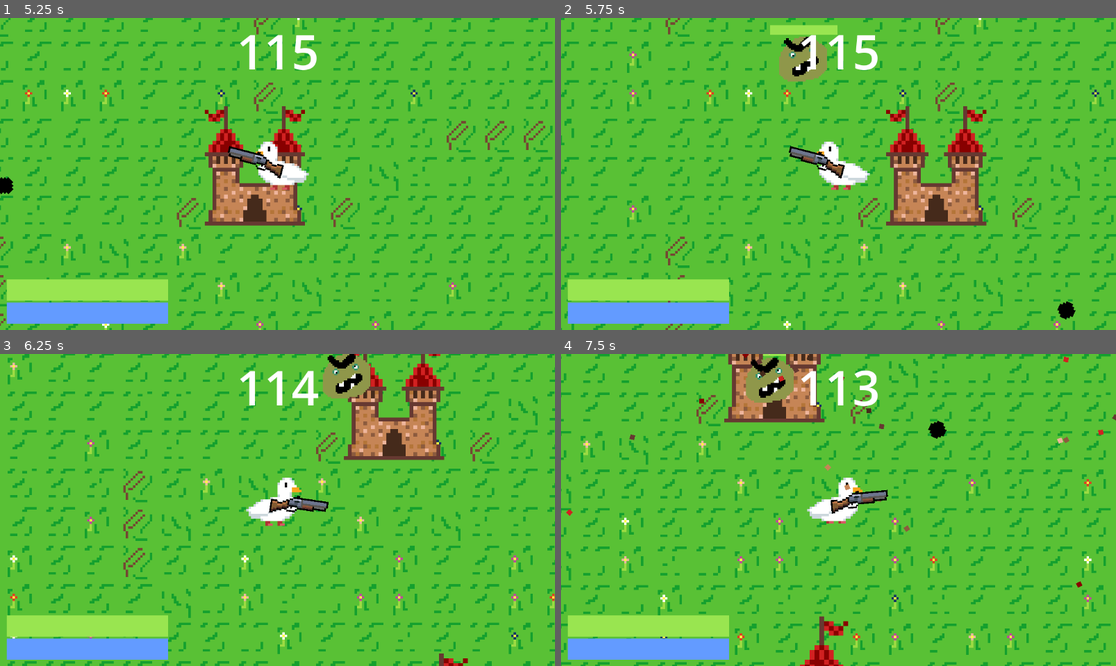
Above: before the commit, frames 1-4 (two rows, left to right).
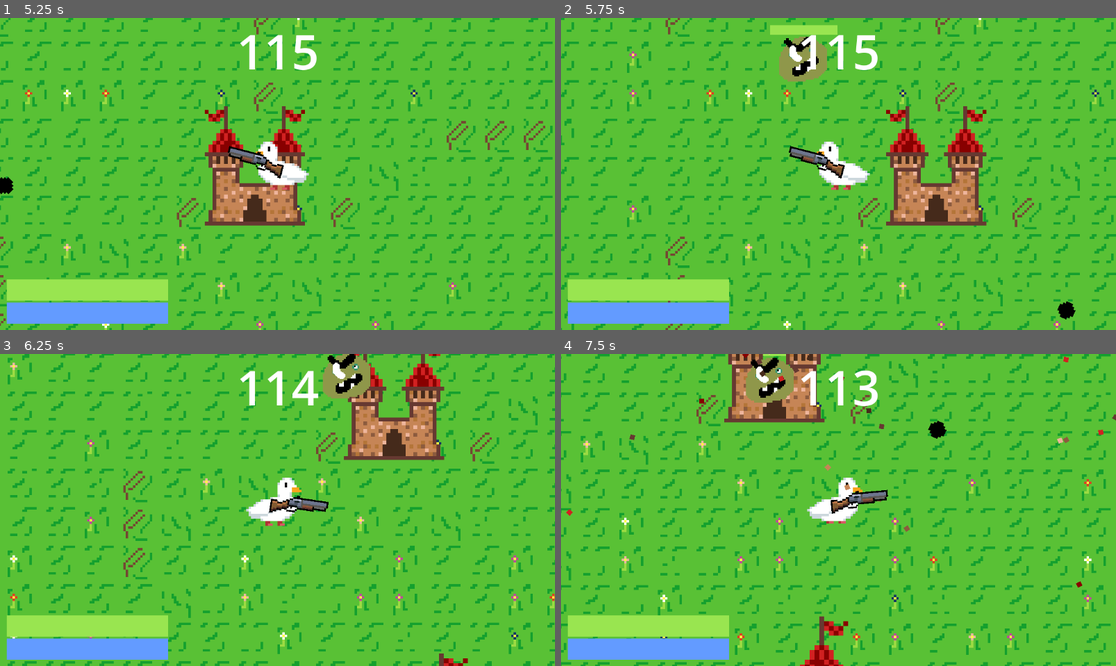
Above: after the commit, the same moments.

Repository: MathiasBenoni/Wave_based_game
Game: Godot game, scene res://scenes/startscreen.tscn
The game is run twice, just before and just after one commit, with the same random seed, the same clock (stepped at 60 frames per second) and the same inputs.
Inputs (mouse positions are in pixels of both pictures, inside the frame that each line leads up to):
- Up to frame 1 (5.25 s): click "Play" at 0.5 s; tap Enter (enter) at 1.25, 1.35, 4.35 s; move the mouse to (399, 158) at 1.27 s; hold D (move_right) 1.28-2.03 s; move the mouse to (166, 189) at 2.02 s; hold S (move_down) 2.03-2.78 s; right-click (166, 189) at 2.1 s; move the mouse to (333, 105) at 2.77 s; press the mouse at (333, 105) at 2.78 s; hold D (move_right) 2.78-3.53 s; move the mouse to (249, 236) at 3.52 s; release the mouse at (249, 236) at 3.53 s; hold W (move_up) 3.53-4.28 s; tap Shift (sprint) at 3.6 s; move the mouse to (444, 220) at 4.27 s; hold A (move_left) from 4.28 s (still down); move the mouse to (111, 127) at 5.02 s; right-click (111, 127) at 5.1 s
- Up to frame 2 (5.75 s): keep holding A (move_left)
- Up to frame 3 (6.25 s): move the mouse to (305, 510) at 5.77 s; release A (move_left) at 5.78 s; press the mouse at (305, 510) at 5.78 s; hold S (move_down) from 5.78 s (still down)
- Up to frame 4 (7.5 s): move the mouse to (755, 432) at 6.52 s; release S (move_down) at 6.53 s; release the mouse at (755, 432) at 6.53 s; hold D (move_right) 6.53-7.28 s; tap Shift (sprint) at 6.6 s; move the mouse to (960, 494) at 7.27 s; hold W (move_up) from 7.28 s (still down); tap Enter (enter) at 7.35 s

Frame 1 is identical in both runs. In frame 2, less than 0.1% of the frame differs, in the area x 41-44%, y 8-15%; in frame 3, less than 0.1%, in the area x 59-63%, y 2-9%; in frame 4, less than 0.1%.

Commit message:
Prototype attacking for the enemy added successfully

Diff:
--- a/scenes/enemy/enemy.tscn
+++ b/scenes/enemy/enemy.tscn
@@ -1,9 +1,11 @@
-[gd_scene load_steps=8 format=3 uid="uid://vnvvaa0hjx8k"]
+[gd_scene load_steps=11 format=3 uid="uid://vnvvaa0hjx8k"]
 
 [ext_resource type="Texture2D" uid="uid://p8vth31ylv2c" path="res://assets/sprites/enemy/enemy_1.png" id="1_0xc1j"]
 [ext_resource type="Script" uid="uid://d3o0wyavrwsuy" path="res://scripts/enemy.gd" id="1_v2ov6"]
 [ext_resource type="Texture2D" uid="uid://cede7gq3dj76q" path="res://assets/sprites/enemy/enemy_1_damaged.png" id="2_40wdo"]
 [ext_resource type="Texture2D" uid="uid://cli5twyfbuk57" path="res://assets/sprites/character/healthbar_placeholder.png" id="4_tjssy"]
+[ext_resource type="Texture2D" uid="uid://5vvxaus8jwk8" path="res://assets/sprites/slash_1_prototype.png" id="6_nbhyu"]
+[ext_resource type="Texture2D" uid="uid://ceyp7pn5q8jei" path="res://assets/sprites/slash_prototype.png" id="7_13gj6"]
 
 [sub_resource type="SpriteFrames" id="SpriteFrames_435ot"]
 animations = [{
@@ -29,6 +31,20 @@
 
 [sub_resource type="CircleShape2D" id="CircleShape2D_tjssy"]
 radius = 32.499996
+
+[sub_resource type="SpriteFrames" id="SpriteFrames_4efjx"]
+animations = [{
+"frames": [{
+"duration": 1.0,
+"texture": ExtResource("6_nbhyu")
+}, {
+"duration": 1.0,
+"texture": ExtResource("7_13gj6")
+}],
+"loop": true,
+"name": &"default",
+"speed": 1.0
+}]
 
 [node name="enemy" type="CharacterBody2D"]
 scale = Vector2(0.4, 0.4)
@@ -68,6 +84,9 @@
 
 [node name="cooldown" type="Timer" parent="."]
 
+[node name="attack_anim" type="AnimatedSprite2D" parent="."]
+sprite_frames = SubResource("SpriteFrames_4efjx")
+
 [connection signal="area_entered" from="Area2D" to="." method="_on_area_2d_area_entered"]
 [connection signal="area_exited" from="Area2D" to="." method="_on_area_2d_area_exited"]
 [connection signal="body_entered" from="Area2D" to="." method="_on_area_2d_body_entered"]
--- a/scripts/enemy.gd
+++ b/scripts/enemy.gd
@@ -49,23 +49,24 @@
 
 func _physics_process(delta: float) -> void:
 	delta = delta
-	# Update target every frame for dynamic following
-	update_target_position()
 
-	# Check if navigation is working
-	if not navigation_agent.is_navigation_finished():
-		# Get next position in path
-		var next_path_position = navigation_agent.get_next_path_position()
-		var direction = (next_path_position - global_position).normalized()
+	if is_attacking == false:
 
-		velocity = direction * SPEED
-		move_and_slide()
-	else:
-		# If finished navigating, just stop
-		velocity = Vector2.ZERO
+		update_target_position()
 
-	# Check for player collision
-	check_player_presense()
+		if not navigation_agent.is_navigation_finished():
+
+			var next_path_position = navigation_agent.get_next_path_position()
+			var direction = (next_path_position - global_position).normalized()
+
+			velocity = direction * SPEED
+			move_and_slide()
+		else:
+
+			velocity = Vector2.ZERO
+
+
+		check_player_presense()
 
 func check_player_presense():
 	var area = $Area2D
@@ -81,11 +82,29 @@
 
 
 
+var is_attacking := false
+
 func attack():
 
+	is_attacking = true
+
+	velocity = Vector2.ZERO
+
+	var player = get_tree().get_root().get_node("main/player")
+	var direction_to_player = (player.global_position - global_position).normalized()
 
 
+	$attack_anim.position = direction_to_player * 35
+	$attack_anim.rotation = direction_to_player.angle()
+
+	$attack_anim.play("default")
+
+	await $attack_anim.animation_looped
+
 	player_minuslife()
+	is_attacking = false
+	$attack_anim.stop()
+
 
 func player_minuslife():
 	get_tree().get_root().get_node("main").minus_life()
Binary file added: assets/sprites/slash_1_prototype.png
Not shown, added: assets/sprites/slash_1_prototype.png.import
Binary file added: assets/sprites/slash_prototype.png
Not shown, added: assets/sprites/slash_prototype.png.import
